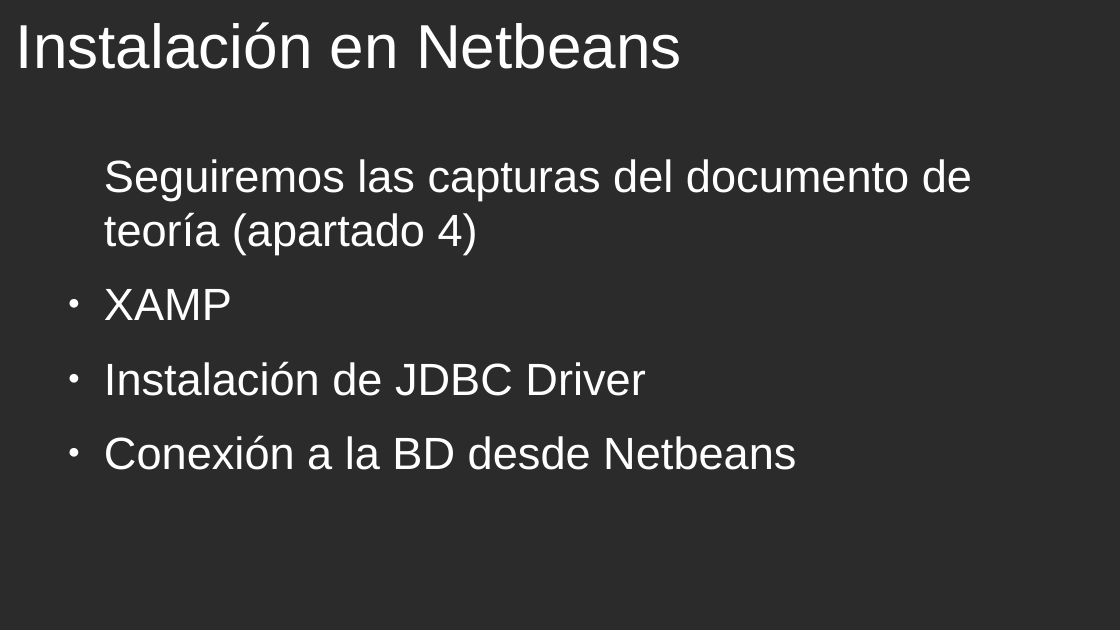
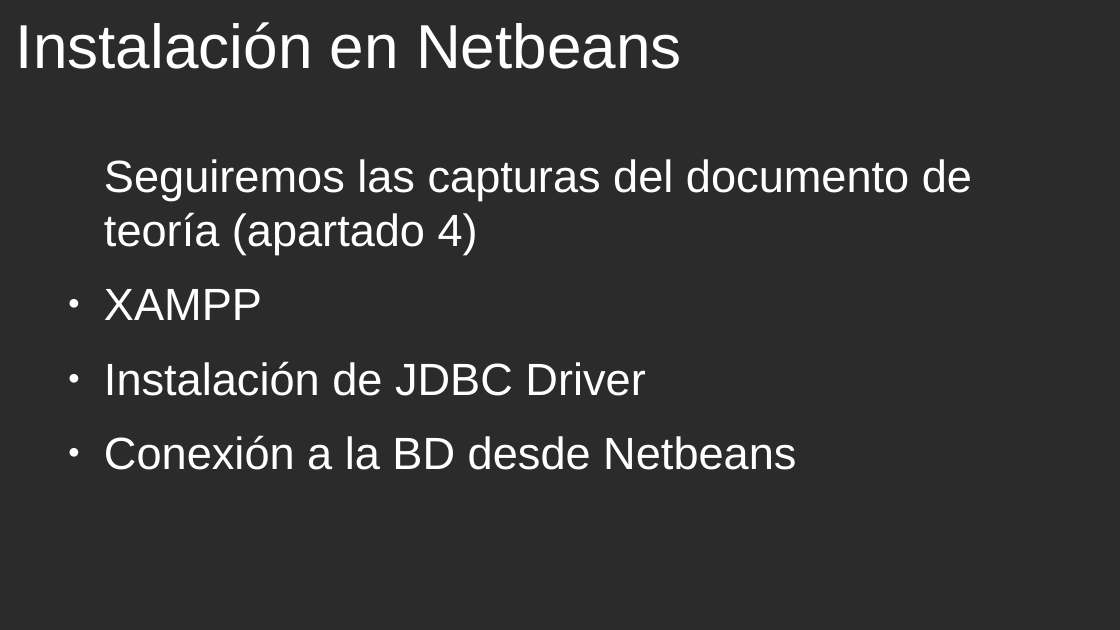
Before and after one commit to cmorenoruiz/ApuntesProgramacion, a slide deck: slide 18 of Unidad 13 Acceso a Bases de Datos/Acceso a BD Presentación para clase.odp (slide 17 before the commit). Drawn at 1120x630 pixels with LibreOffice and Linux fonts; fonts in the diff are those of the drawing; background and template pictures are left out; a plain dark background stands for a picture behind light text. Boxes give left, top, right and bottom in pixels: in the first picture for what was removed or moved away, otherwise in the second. Text is boxed around its words. In the diff, an @@ line names an element or a change of style, - is before the commit and + after.

```diff
--- a/Unidad 13 Acceso a Bases de Datos/Acceso a BD Presentación para clase.odp
+++ b/Unidad 13 Acceso a Bases de Datos/Acceso a BD Presentación para clase.odp
@@ text at bbox=[104, 289, 262, 320]: text changed @@
-● XAMP
+● XAMPP
```
Also in this commit, not shown: 5 other slides changed, 4 slides added, 3 slides removed, 2 other files.
